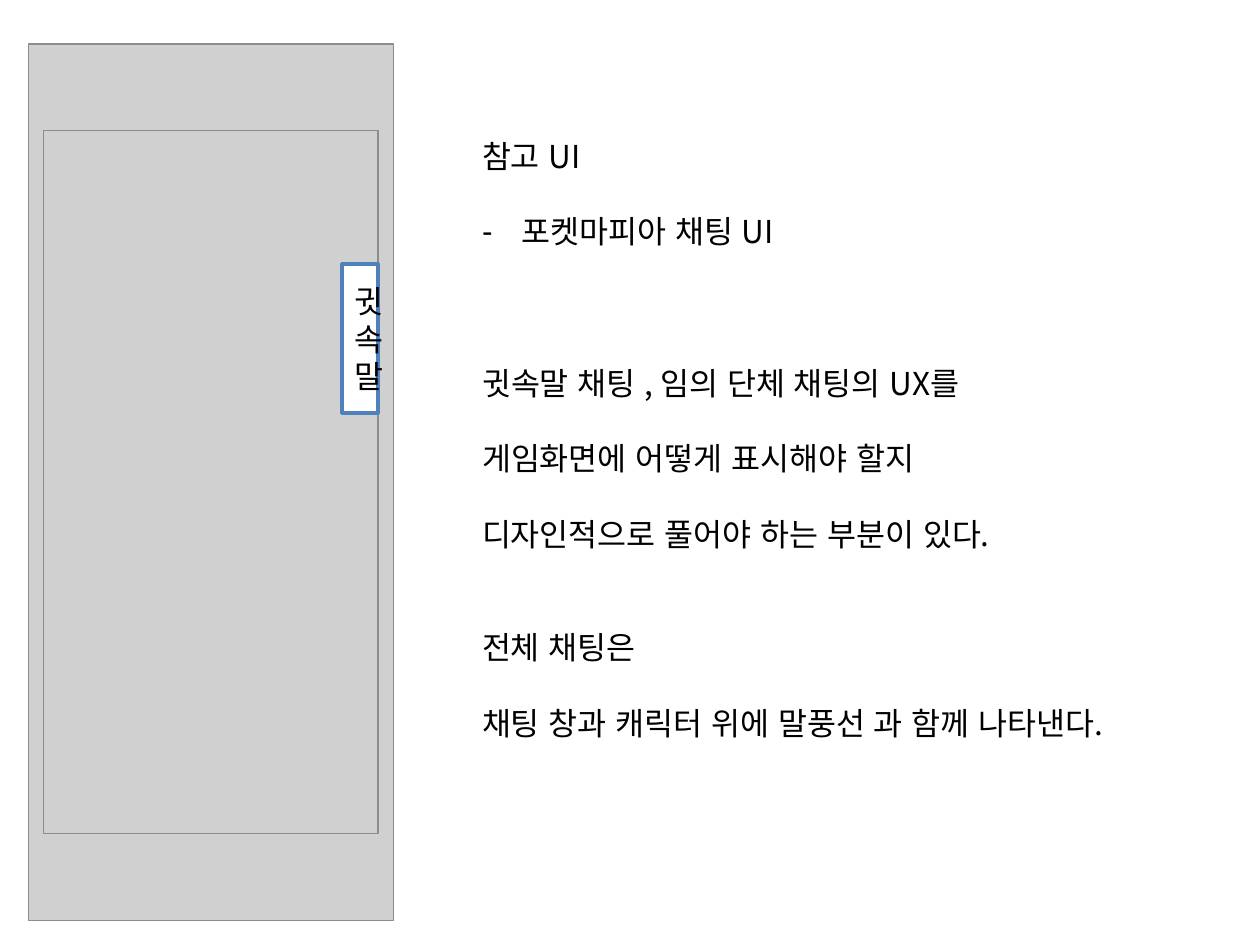
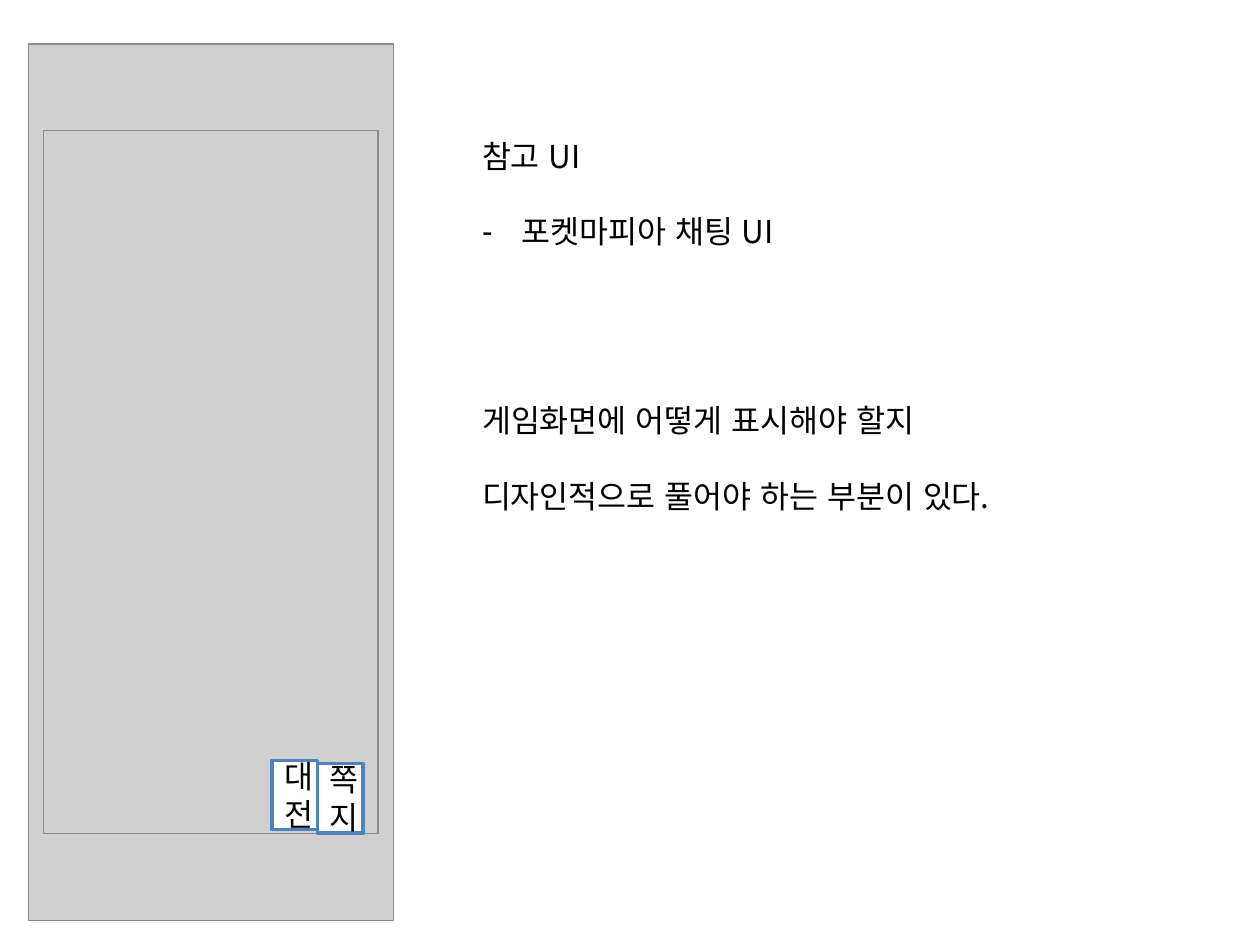
Before and after one commit to Pacman18/Plan, a slide deck: slide 27 of Take게임플로우.pptx (slide 20 before the commit). Drawn at 1260x945 pixels with LibreOffice and Linux fonts; fonts in the diff are those of the drawing; grey boxes stand for pictures. Boxes give left, top, right and bottom in pixels: in the first picture for what was removed or moved away, otherwise in the second. Text is boxed around its words. In the diff, an @@ line names an element or a change of style, - is before the commit and + after.

```diff
--- a/Take게임플로우.pptx
+++ b/Take게임플로우.pptx
@@ rectangle removed at box(343, 265, 378, 413) @@
-귓속말
@@ text at box(482, 369, 959, 398): paragraph removed @@
-귓속말 채팅 , 임의 단체 채팅의 UX를
@@ text at box(482, 633, 1103, 738): paragraphs removed @@
-전체 채팅은
-채팅 창과 캐릭터 위에 말풍선 과 함께 나타낸다.
@@ rectangle added at box(272, 760, 318, 829), fill #FFFFFF, outline #4F81BD 2 pt, 18 pt, text #000000 @@
+대전
@@ rectangle added at box(318, 764, 363, 833), fill #FFFFFF, outline #4F81BD 2 pt, 18 pt, text #000000 @@
+쪽지
```
Also in this commit, not shown: 11 other slides changed, 7 slides added.
